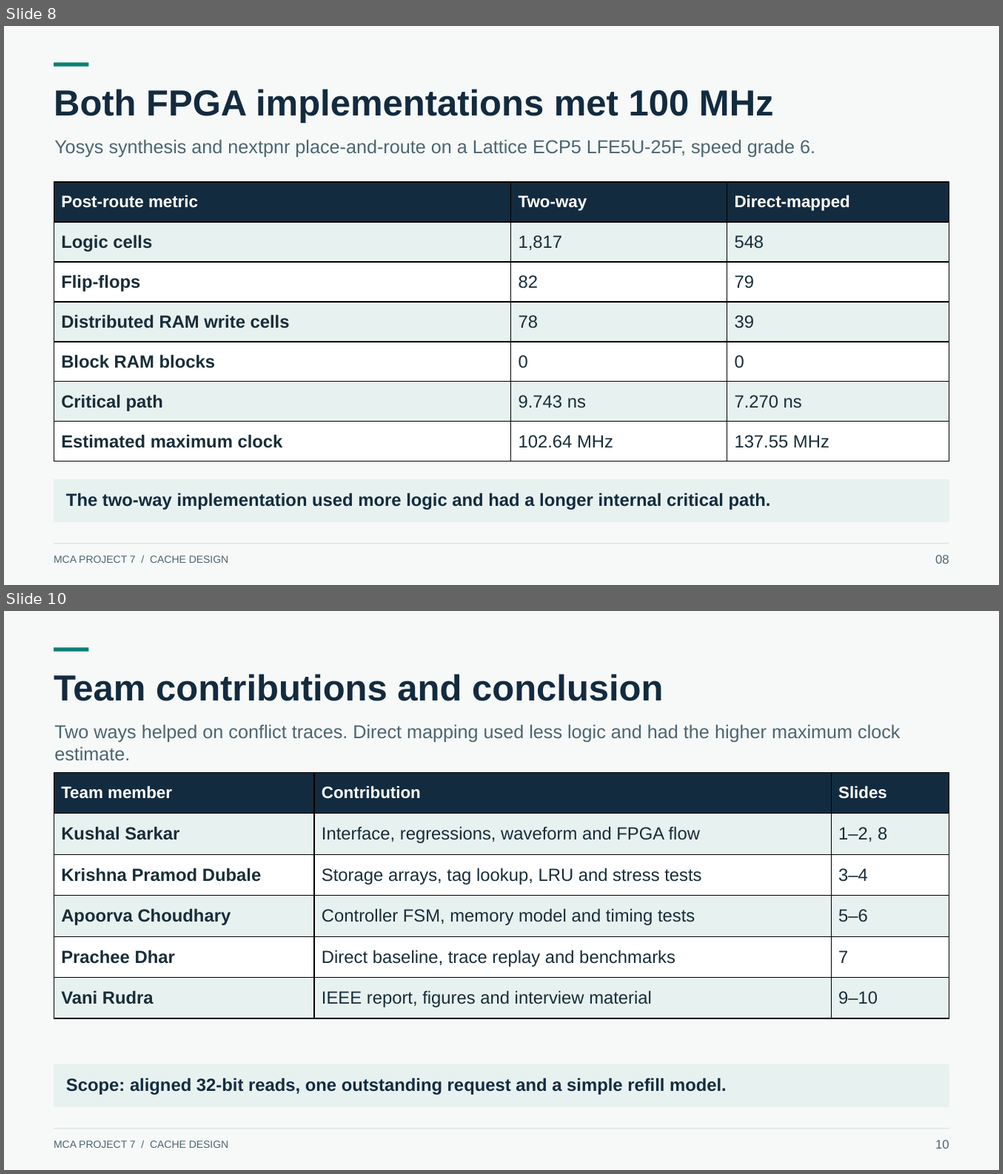
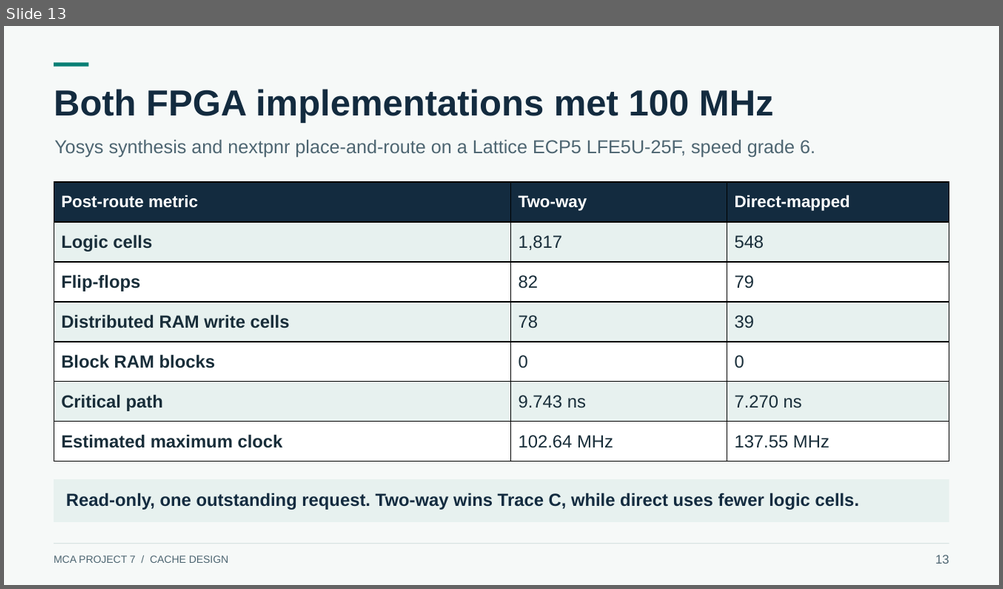
Before and after one commit to Kushal425/MCA-Project7-Team-5-1-MUX, a slide deck: phase2/presentation/MCA-Project7-Presentation.pptx. Shown one above the other, each under a label of ours: slides 8 and 10 before the commit, slide 13 after it; the slides between them are not shown. The pictures are 1003x1174 and 1003x589 pixels, drawn with LibreOffice and Linux fonts; fonts in the diff are those of the drawing. Boxes give left, top, right and bottom in pixels: in the first picture for what was removed or moved away, otherwise in the second. Text is boxed around its words. In the diff, an @@ line names an element or a change of style, - is before the commit and + after.

```diff
--- a/phase2/presentation/MCA-Project7-Presentation.pptx
+++ b/phase2/presentation/MCA-Project7-Presentation.pptx
@@ slide 10 removed at box(4, 611, 999, 1170), background #F6F9F8 @@
@@ rectangle removed at box(54, 647, 89, 651) @@
@@ text removed at box(54, 674, 663, 701) @@
-Team contributions and conclusion
@@ text removed at box(54, 724, 899, 761) @@
-Two ways helped on conflict traces. Direct mapping used less logic and had the higher maximum clock estimate.
@@ table removed at box(54, 773, 949, 1019), 6 rows, 3 columns @@
-Team member | Contribution | Slides
-Kushal Sarkar | Interface, regressions, waveform and FPGA flow | 1–2, 8
-Krishna Pramod Dubale | Storage arrays, tag lookup, LRU and stress tests | 3–4
-Apoorva Choudhary | Controller FSM, memory model and timing tests | 5–6
-Prachee Dhar | Direct baseline, trace replay and benchmarks | 7
-Vani Rudra | IEEE report, figures and interview material | 9–10
@@ rectangle removed at box(54, 1065, 949, 1107) @@
@@ text removed at box(66, 1078, 726, 1095) @@
-Scope: aligned 32-bit reads, one outstanding request and a simple refill model.
@@ text removed at box(54, 1141, 228, 1148) @@
-MCA PROJECT 7 / CACHE DESIGN
@@ rectangle removed at box(54, 1129, 949, 1130) @@
@@ text removed at box(935, 1140, 949, 1149) @@
-10
@@ what was slide 8 is now slide 13 @@
@@ slide 13 changed as well @@
@@ text at box(66, 493, 859, 510): text changed @@
-The two-way implementation used more logic and had a longer internal critical path.
+Read-only, one outstanding request. Two-way wins Trace C, while direct uses fewer logic cells.
@@ text at box(935, 555, 949, 564): text changed @@
-08
+13
```
Also in this commit, not shown: 5 other slides changed, 7 slides added, 3 other slides removed, 1 other file.
